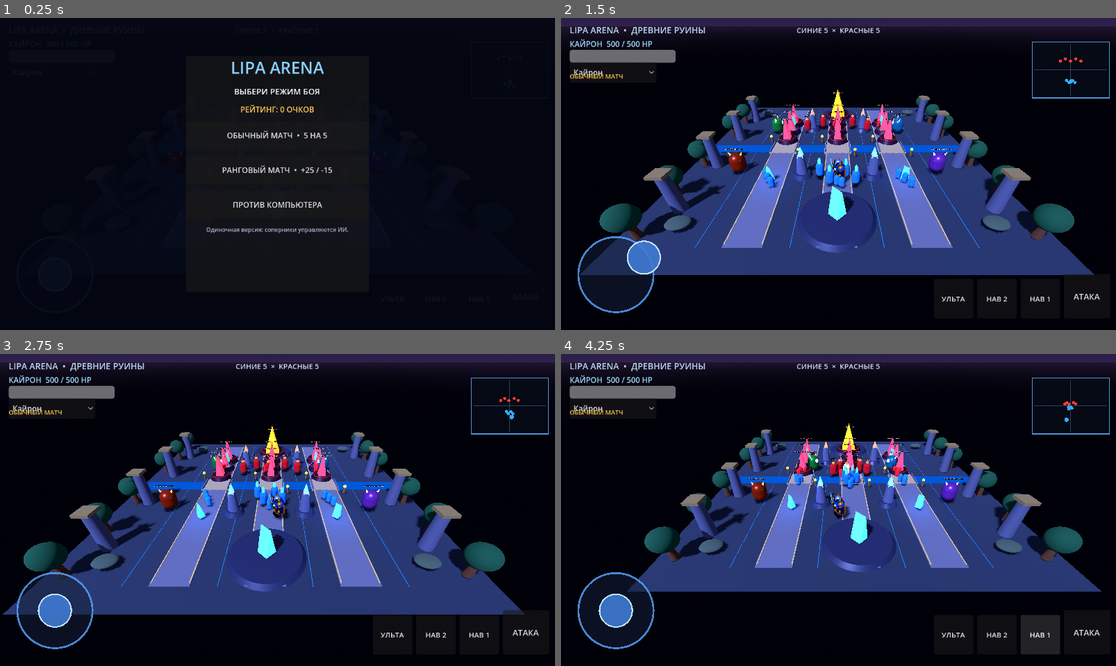
Above: before the commit, frames 1-4 (two rows, left to right).
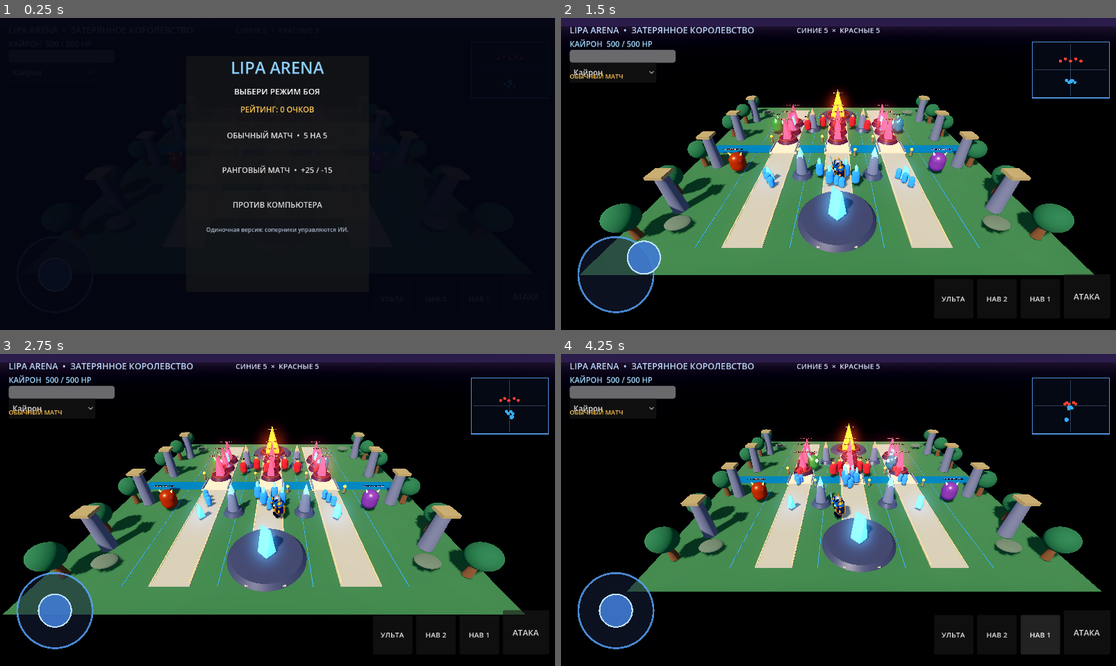
Above: after the commit, the same moments.

Repository: soldatovaveronika03-oss/Lipa-Arena
Game: Godot game, scene res://scenes/main.tscn
Two runs of this game, one before a commit and one after it. Both use one fixed random seed, a clock stepped at 60 frames per second and the inputs below.
Inputs (mouse positions are in pixels of both pictures, inside the frame that each line leads up to):
- Up to frame 1 (0.25 s): no input
- Up to frame 2 (1.5 s): click "ОБЫЧНЫЙ МАТЧ • 5 НА 5" at 0.5 s; drag from (616, 273) to (894, 105) at 1.27 s
- Up to frame 3 (2.75 s): drag from (166, 525) to (249, 572) at 2.02 s
- Up to frame 4 (4.25 s): click "АТАКА" at 2.75 s; click "НАВ 1" at 3.5 s

The runs differ from the first frame. In frame 2, 35% of the frame differs, in the area x 3-97%, y 2-83%; in frame 3, 36%, in the area x 0-95%, y 2-84%; in frame 4, 30%.

Commit message:
Upgrade Lipa Arena fantasy lighting and environment colors

Diff:
--- a/scripts/main.gd
+++ b/scripts/main.gd
@@ -70,17 +70,24 @@
 	sky.sky_material = sky_mat
 	e.sky = sky
 	e.ambient_light_source = Environment.AMBIENT_SOURCE_COLOR
-	e.ambient_light_color = Color(0.55, 0.58, 0.82)
-	e.ambient_light_energy = 0.65
+	e.ambient_light_color = Color(0.72, 0.78, 0.88)
+	e.ambient_light_energy = 0.82
 	e.tonemap_mode = Environment.TONE_MAPPER_FILMIC
+	e.glow_enabled = true
+	e.glow_intensity = 0.65
+	e.glow_bloom = 0.12
+	e.ssao_enabled = true
+	e.ssao_radius = 2.0
+	e.ssao_intensity = 1.2
 	env.environment = e
 	add_child(env)
 
 	var sun := DirectionalLight3D.new()
 	sun.rotation_degrees = Vector3(-48, -32, 0)
-	sun.light_color = Color(0.72, 0.78, 1.0)
-	sun.light_energy = 1.35
+	sun.light_color = Color(1.0, 0.88, 0.70)
+	sun.light_energy = 1.55
 	sun.shadow_enabled = true
+	sun.directional_shadow_max_distance = 55.0
 	add_child(sun)
 
 func _create_arena() -> void:
@@ -88,7 +95,7 @@
 	var plane := PlaneMesh.new()
 	plane.size = Vector2(34, 34)
 	floor.mesh = plane
-	floor.material_override = _mat(Color(0.13, 0.16, 0.22), 0.15, 0.9)
+	floor.material_override = _mat(Color(0.10, 0.24, 0.15), 0.0, 1.0)
 	floor.position.y = -0.12
 	add_child(floor)
 
@@ -481,7 +488,7 @@
 	ultimate.pressed.connect(player.use_ultimate)
 
 	var title := Label.new()
-	title.text = "LIPA ARENA  •  ДРЕВНИЕ РУИНЫ"
+	title.text = "LIPA ARENA  •  ЗАТЕРЯННОЕ КОРОЛЕВСТВО"
 	title.position = Vector2(18, 12)
 	title.add_theme_font_size_override("font_size", 18)
 	title.add_theme_color_override("font_color", Color(0.75, 0.85, 1.0))
@@ -568,7 +575,7 @@
 		road_mesh.size = Vector3(3.0, 0.10, 30.0)
 		road.mesh = road_mesh
 		road.position = Vector3(lane_x, -0.035, 0.0)
-		road.material_override = _mat(Color(0.30, 0.31, 0.38), 0.18, 0.88)
+		road.material_override = _mat(Color(0.43, 0.42, 0.38), 0.08, 0.96)
 		add_child(road)
 		for side in [-1.0, 1.0]:
 			var edge := MeshInstance3D.new()
@@ -599,7 +606,7 @@
 		bridge_mesh.size = Vector3(3.45, 0.20, 2.75)
 		bridge.mesh = bridge_mesh
 		bridge.position = Vector3(lane_x, 0.045, 0.0)
-		bridge.material_override = _mat(Color(0.48, 0.43, 0.36), 0.12, 0.92)
+		bridge.material_override = _mat(Color(0.62, 0.55, 0.43), 0.08, 0.92)
 		add_child(bridge)
 		for side in [-1.0, 1.0]:
 			var rail := MeshInstance3D.new()
